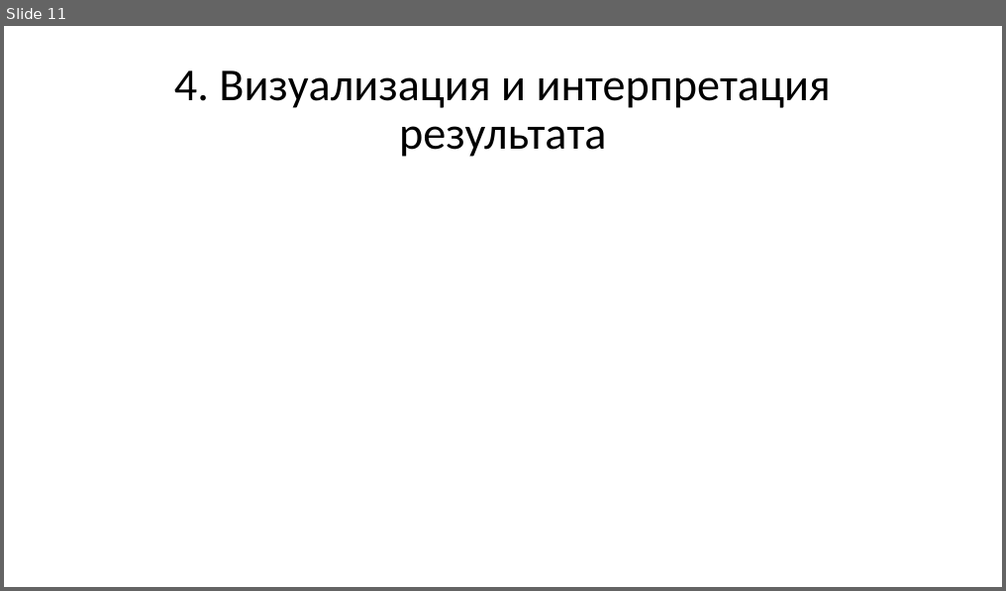
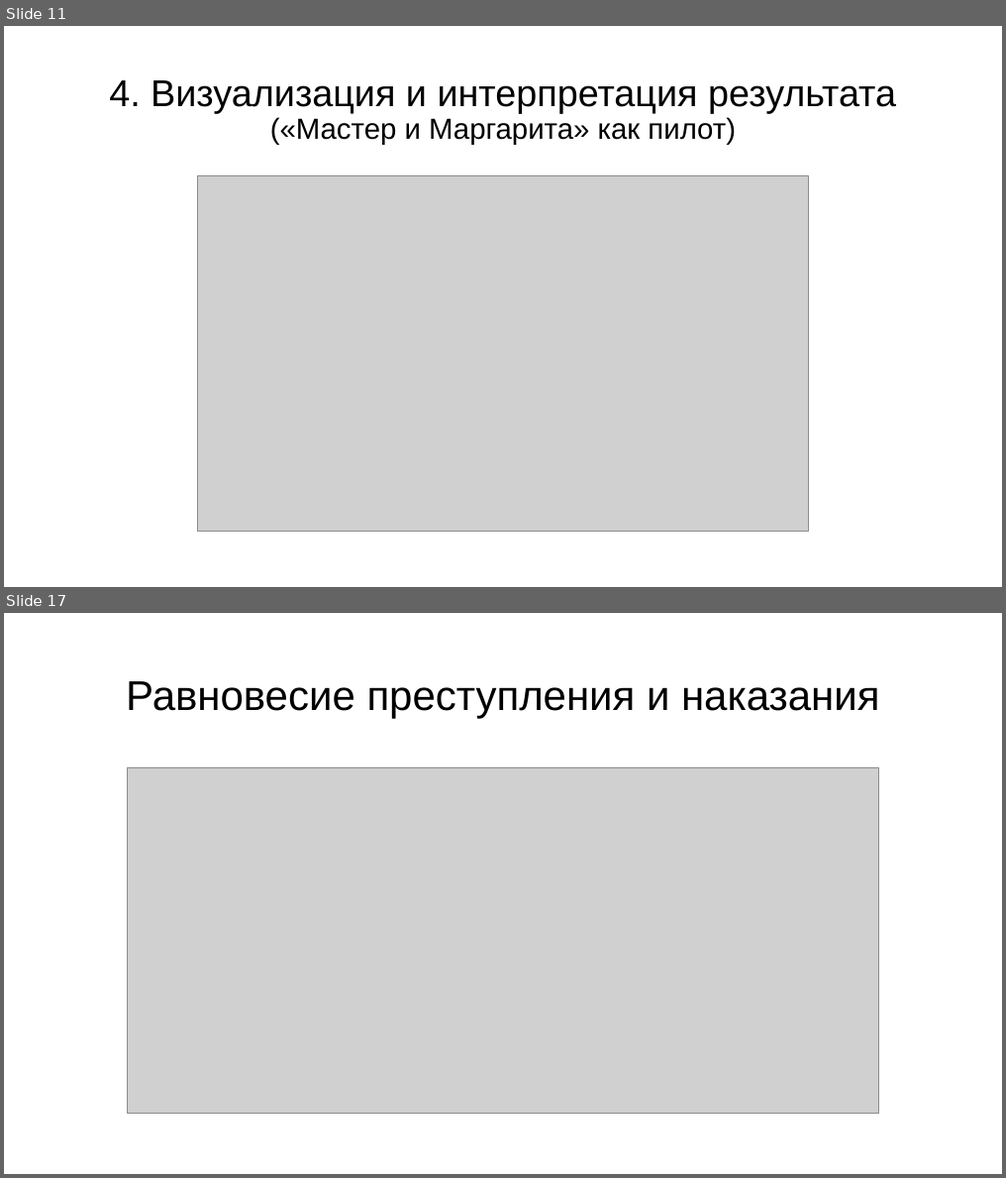
Before and after one commit to mtaktash/motive-grammar, a slide deck: slides/итоги грамматика мотива.pptx. Shown one above the other, each under a label of ours: slide 11 before the commit, slides 11 and 17 after it; the slides between them are not shown. The pictures are 1006x591 and 1006x1178 pixels, drawn with LibreOffice and Linux fonts; fonts in the diff are those of the drawing; grey boxes stand for pictures. Boxes give left, top, right and bottom in pixels: in the first picture for what was removed or moved away, otherwise in the second. Text is boxed around its words. In the diff, an @@ line names an element or a change of style, - is before the commit and + after.

```diff
--- a/slides/итоги грамматика мотива.pptx
+++ b/slides/итоги грамматика мотива.pptx
@@ slide 17 added at [4, 613, 1002, 1174], background #FFFFFF @@
@@ title added at [126, 681, 879, 719], 40 pt, text #000000 @@
+Равновесие преступления и наказания
@@ picture added at [128, 767, 879, 1113] @@
@@ slide 11 changed as well @@
@@ title at [109, 80, 896, 145]: text changed; size 44 to 36 pt; font Calibri to Arial @@
-4. Визуализация и интерпретация результата
+4. Визуализация и интерпретация результата
+(«Мастер и Маргарита» как пилот)
@@ picture added at [198, 175, 809, 532] @@
```
Also in this commit, not shown: 11 other slides changed, 5 other slides added, 1 other file.
